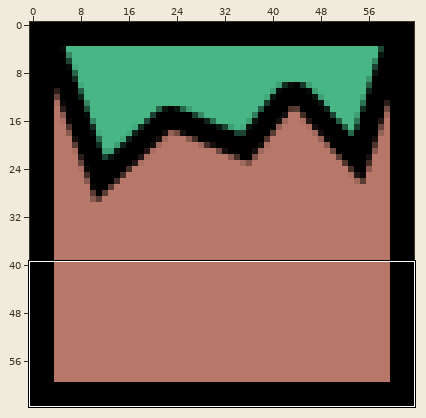
Two states of a pixel-art sprite, sprites/grass.png. The picture above shows the old version from afar; the outline marks the close-up.
Close-up. First the earlier version:
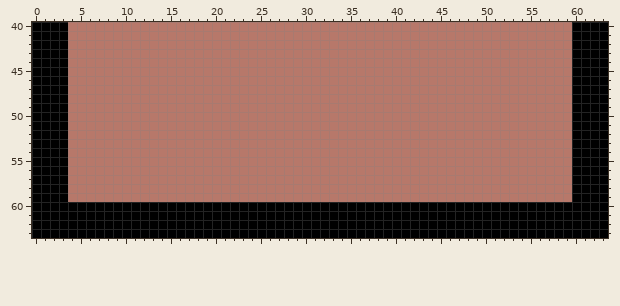
The file is 64x64 pixels. Pixels under 10% opacity are left out. Colours within 5 levels of each other are drawn and written as one. Shown: x 0..63, y 40..63. The commit also changed other parts of the picture, which this record leaves out.
The same view after the edit:
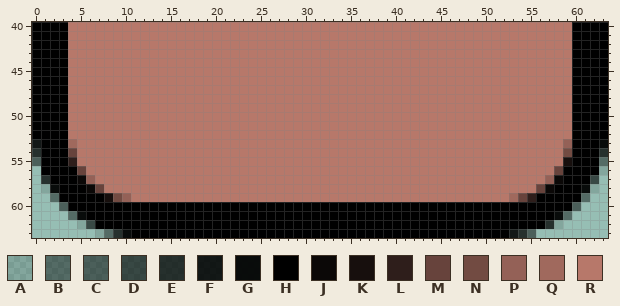
Palette (. is transparent): A #00000020  B #00000070  C #00000080  D #0000009f  E #000000bf  F #000000df  G #000000ef  H #000000  J #0b0807  K #170f0d  L #2e1e1b  M #67433c  N #724b42  P #946157  Q #a0695d  R #b7786a
From old to new:
@@ x 0..63 @@
 52 HHHHRRRRRRRRRRRRRRRRRRRRRRRRRRRRRRRRRRRRRRRRRRRRRRRRRRRRRRRRHHHH
-53 HHHHRRRRRRRRRRRRRRRRRRRRRRRRRRRRRRRRRRRRRRRRRRRRRRRRRRRRRRRRHHHH
-54 HHHHRRRRRRRRRRRRRRRRRRRRRRRRRRRRRRRRRRRRRRRRRRRRRRRRRRRRRRRRHHHH
-55 HHHHRRRRRRRRRRRRRRRRRRRRRRRRRRRRRRRRRRRRRRRRRRRRRRRRRRRRRRRRHHHH
-56 HHHHRRRRRRRRRRRRRRRRRRRRRRRRRRRRRRRRRRRRRRRRRRRRRRRRRRRRRRRRHHHH
-57 HHHHRRRRRRRRRRRRRRRRRRRRRRRRRRRRRRRRRRRRRRRRRRRRRRRRRRRRRRRRHHHH
-58 HHHHRRRRRRRRRRRRRRRRRRRRRRRRRRRRRRRRRRRRRRRRRRRRRRRRRRRRRRRRHHHH
-59 HHHHRRRRRRRRRRRRRRRRRRRRRRRRRRRRRRRRRRRRRRRRRRRRRRRRRRRRRRRRHHHH
-60 HHHHHHHHHHHHHHHHHHHHHHHHHHHHHHHHHHHHHHHHHHHHHHHHHHHHHHHHHHHHHHHH
-61 HHHHHHHHHHHHHHHHHHHHHHHHHHHHHHHHHHHHHHHHHHHHHHHHHHHHHHHHHHHHHHHH
-62 HHHHHHHHHHHHHHHHHHHHHHHHHHHHHHHHHHHHHHHHHHHHHHHHHHHHHHHHHHHHHHHH
-63 HHHHHHHHHHHHHHHHHHHHHHHHHHHHHHHHHHHHHHHHHHHHHHHHHHHHHHHHHHHHHHHH
+53 FHHHQRRRRRRRRRRRRRRRRRRRRRRRRRRRRRRRRRRRRRRRRRRRRRRRRRRRRRRPHHHG
+54 EHHHMRRRRRRRRRRRRRRRRRRRRRRRRRRRRRRRRRRRRRRRRRRRRRRRRRRRRRRNHHHE
+55 CHHHLRRRRRRRRRRRRRRRRRRRRRRRRRRRRRRRRRRRRRRRRRRRRRRRRRRRRRRKHHHB
+56 .HHHHMRRRRRRRRRRRRRRRRRRRRRRRRRRRRRRRRRRRRRRRRRRRRRRRRRRRRMHHHHA
+57 .EHHHJPRRRRRRRRRRRRRRRRRRRRRRRRRRRRRRRRRRRRRRRRRRRRRRRRRRPJHHHD.
+58 .AGHHHJMRRRRRRRRRRRRRRRRRRRRRRRRRRRRRRRRRRRRRRRRRRRRRRRRMJHHHGA.
+59 ..BHHHHHKNPRRRRRRRRRRRRRRRRRRRRRRRRRRRRRRRRRRRRRRRRRRQMLHHHHHB..
+60 ...CHHHHHHHHHHHHHHHHHHHHHHHHHHHHHHHHHHHHHHHHHHHHHHHHHHHHHHHHC...
+61 ....BGHHHHHHHHHHHHHHHHHHHHHHHHHHHHHHHHHHHHHHHHHHHHHHHHHHHHGB....
+62 .....ADHHHHHHHHHHHHHHHHHHHHHHHHHHHHHHHHHHHHHHHHHHHHHHHHHHEA.....
+63 .......ABEGHHHHHHHHHHHHHHHHHHHHHHHHHHHHHHHHHHHHHHHHHHFEC........
Changed places in both close-ups, as pixel boxes (x1, y1, x2, y2):
changed: (32, 139, 131, 238)
changed: (509, 139, 608, 238)
